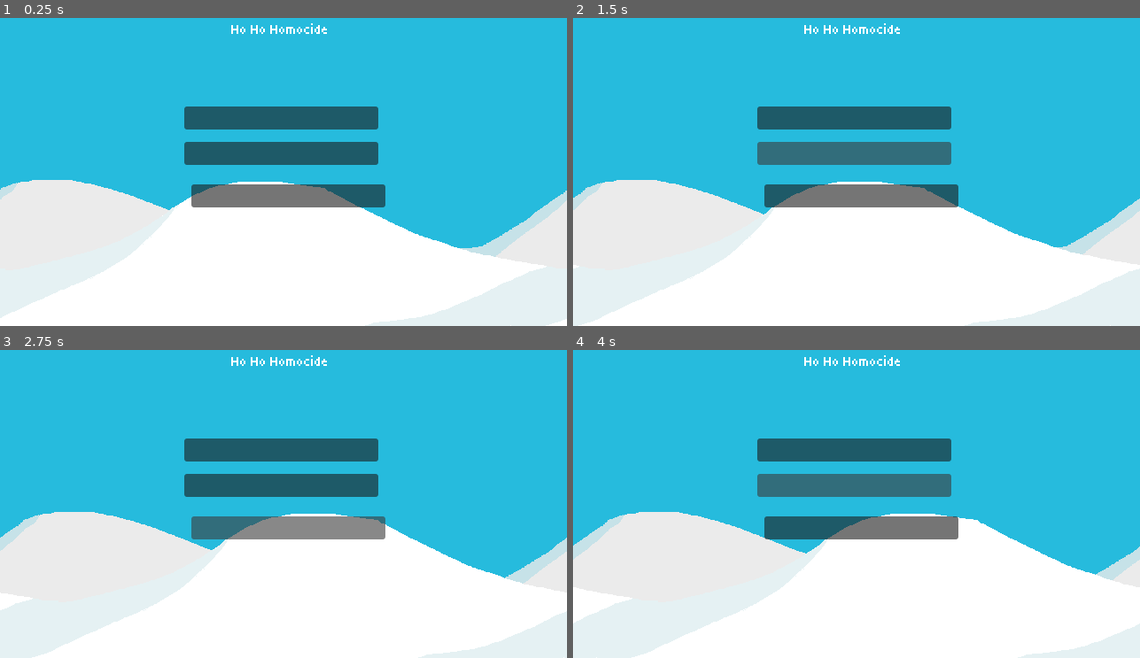
Above: before the commit, frames 1-4 (two rows, left to right).
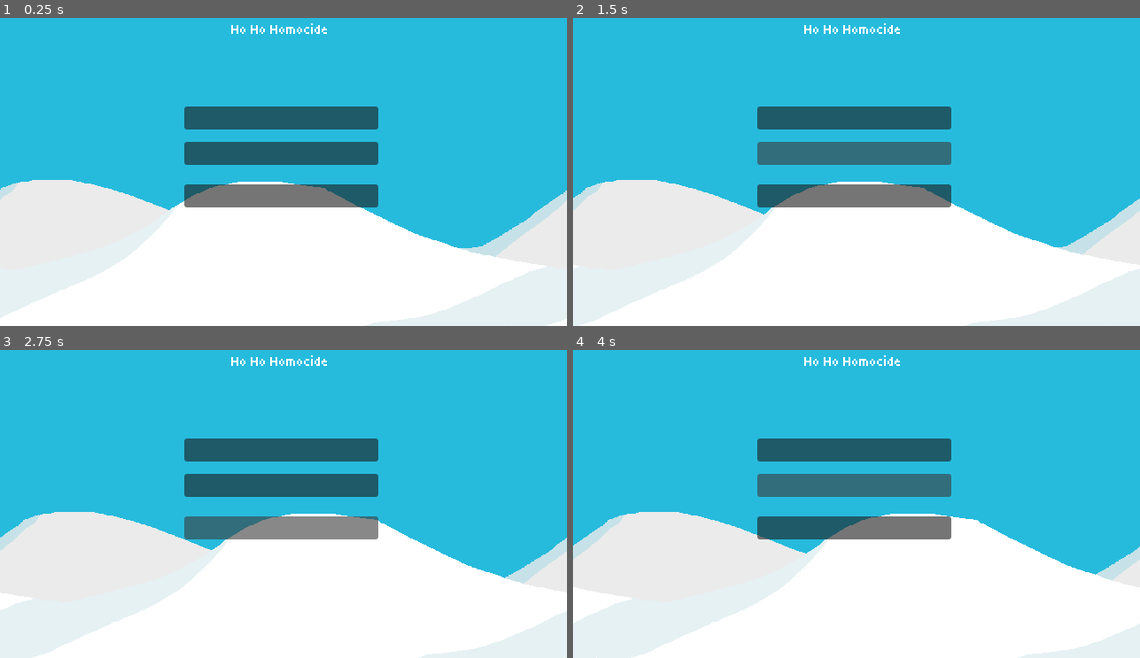
Above: after the commit, the same moments.

Repository: Workaholic-Games/Ho-Ho-Homocide
Game: Godot game, scene res://main/main.tscn
Two runs of this game, one before a commit and one after it. Both use one fixed random seed, a clock stepped at 60 frames per second and the inputs below.
Inputs (mouse positions are in pixels of both pictures, inside the frame that each line leads up to; where the layout moved, square brackets give the same spot in the first picture):
- Up to frame 1 (0.25 s): no input
- Up to frame 2 (1.5 s): click (856, 116) at 0.5 s; click (856, 153) at 1.25 s
- Up to frame 3 (2.75 s): click (283, 528) [289, 528] at 2 s
- Up to frame 4 (4 s): click (856, 448) at 2.75 s; click (856, 485) at 3.5 s

The runs differ from the first frame. In frame 1, 0.2% of the frame differs, in the area x 32-68%, y 54-62%; in frame 2, 0.2%; in frame 3, 0.2%; in frame 4, 0.2%.

Commit message:
Update main.tscn

Diff:
--- a/main/main.tscn
+++ b/main/main.tscn
@@ -45,7 +45,7 @@
 offset_bottom = 178.0
 
 [node name="Button3" type="Button" parent="Camera2D" unique_id=1971678280]
-offset_left = 216.0
+offset_left = 208.0
 offset_top = 200.0
-offset_right = 435.0
+offset_right = 427.0
 offset_bottom = 226.0
